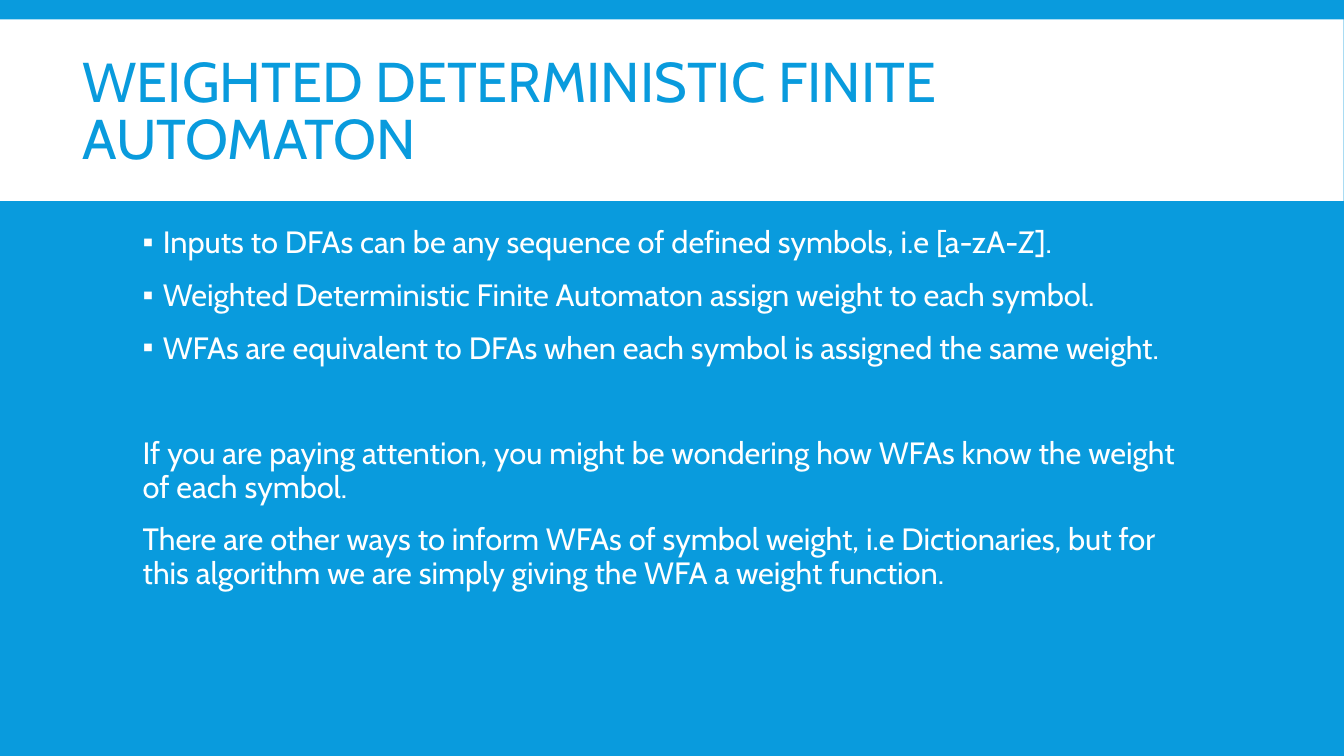
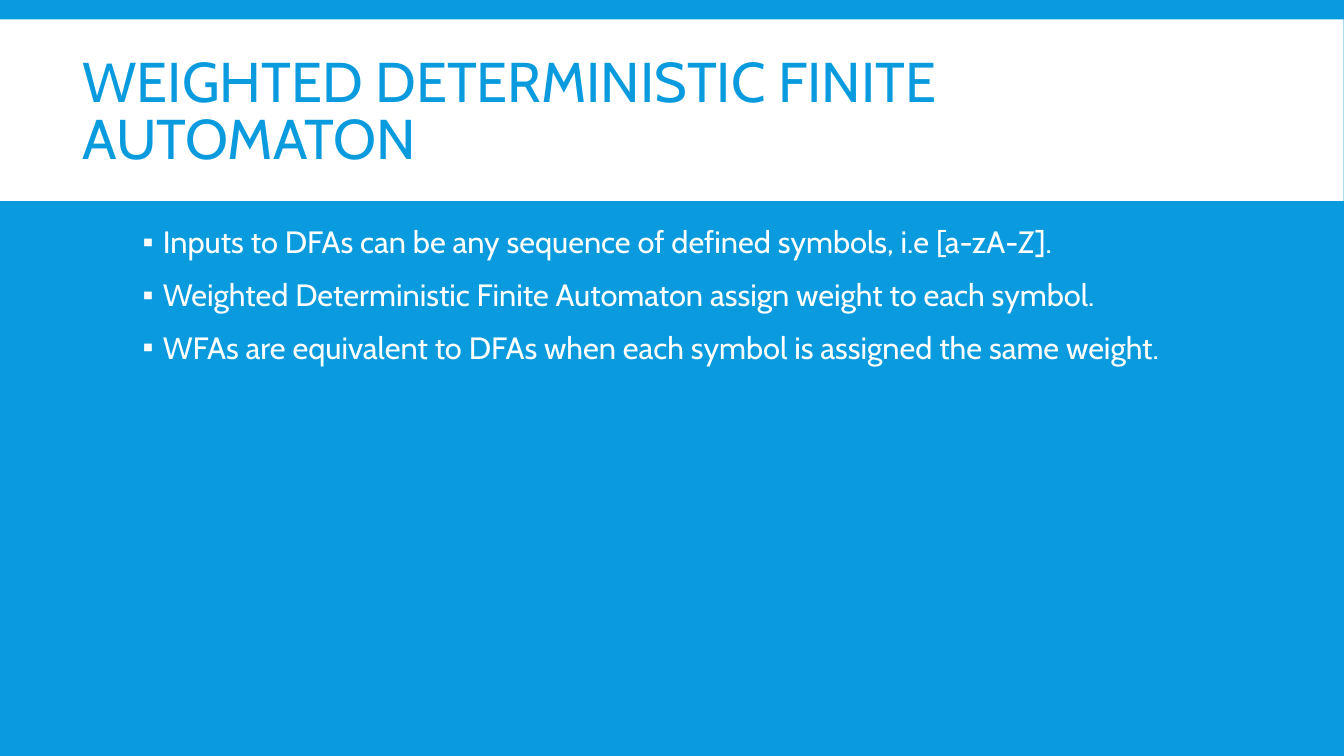
Before and after one commit to Jacobsma/CS477-Project, a slide deck: slide 4 of project.pptx. Drawn at 1344x756 pixels with LibreOffice and Linux fonts; fonts in the diff are those of the drawing. Boxes give left, top, right and bottom in pixels: in the first picture for what was removed or moved away, otherwise in the second. Text is boxed around its words. In the diff, an @@ line names an element or a change of style, - is before the commit and + after.

Commit message:
Updated slides
Fixed algorithm slides, added heuristics and new additions slides

```diff
--- a/project.pptx
+++ b/project.pptx
@@ text at [143,441,1174,590]: paragraphs removed @@
-If you are paying attention, you might be wondering how WFAs know the weight of each symbol.
-There are other ways to inform WFAs of symbol weight, i.e Dictionaries, but for this algorithm we are simply giving the WFA a weight function.
```
Also in this commit, not shown: 3 other slides changed, 7 slides added, 1 slide removed, 2 other files.
